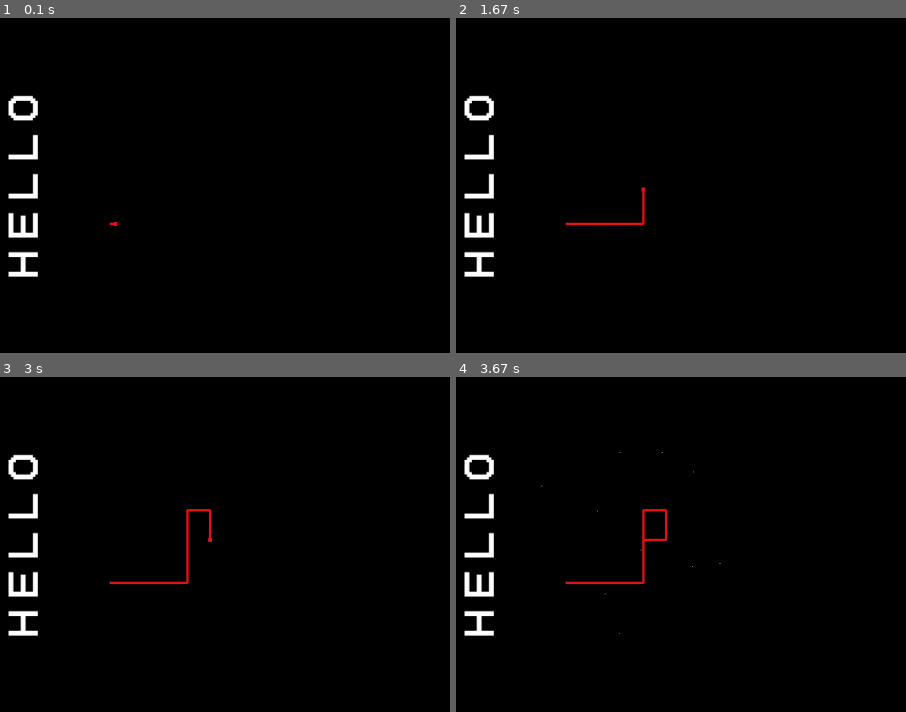
Above: before the commit, frames 1-4 (two rows, left to right).
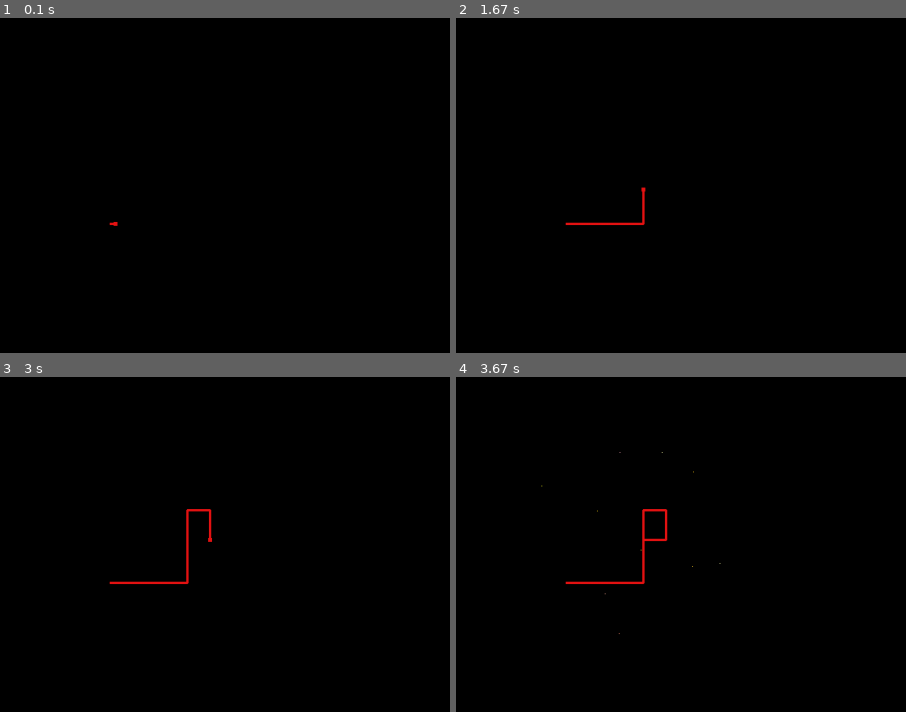
Above: after the commit, the same moments.

Repository: Paulyplops/pygame-test
Game: pygame game, started from oscar-tron.py
Two runs of this game, one before a commit and one after it. Both use one fixed random seed, a clock stepped at 60 frames per second and the inputs below.
Inputs:
- Up to frame 1 (0.1 s): no input
- Up to frame 2 (1.67 s): hold Right 0.33-0.8 s; hold Up 0.83-1.13 s; hold W 0.83-1.13 s; hold Right 1.17-1.63 s; hold D 1.17-1.63 s
- Up to frame 3 (3 s): hold Down 2.23-2.53 s; hold S 2.23-2.53 s; hold Left 2.57-2.97 s; hold A 2.57-2.97 s
- Up to frame 4 (3.67 s): hold Up 3-3.37 s; hold W 3-3.37 s; hold D from 3.4 s (still down)
The pictures show only the part of the screen within x 8-58%, y 19-69%; the shares and areas given below are measured in that part.

The runs differ from the first frame. In frame 1, 1.3% of the frame differs, in the area x 1-9%, y 22-78%; in frame 2, 1.3%; in frame 3, 1.3%; in frame 4, 1.3%.

Commit message:
Score screen.

Diff:
--- a/oscar-tron.py
+++ b/oscar-tron.py
@@ -10,10 +10,14 @@
 SCREEN_TITLE = "Tron"
 DEADZONE = 0.1
 BLACK = 0, 0, 0
-WIDTH = 3
+LINE_WIDTH = 3
 SECONDS_DECAY = 3
 MS_DECAY = SECONDS_DECAY * 1000.0
-
+FONT_SIZE = 50
+MARGIN = 10
+WINNER_BONUS = 500
+TIME_BONUS = 10
+ROLL_ON_TIME = 4000
 
 pygame.init()
 
@@ -23,15 +27,16 @@
 
 
 font = pygame.image.load("reduction-rotated.bmp")
-font_size = 50
-
-def write( surface, x, y, text ):
+
+def write( surface, x, y, text, centered = False ):
+    if centered:
+        y += len(text) * FONT_SIZE // 2
     for l in range(0,len(text)):
         letter = text[l]
         i = ord( letter ) - 32
-        a = (i // 10 * font_size)
-        b = font.get_height() - (i % 10 * font_size) - font_size
-        surface.blit( font, (x, y-l*font_size - font_size), (a,b,font_size,font_size) )
+        a = (i // 10 * FONT_SIZE)
+        b = font.get_height() - (i % 10 * FONT_SIZE) - FONT_SIZE
+        surface.blit( font, (x, y-l*FONT_SIZE - FONT_SIZE), (a,b,FONT_SIZE,FONT_SIZE) )
 
 class Keys(IntEnum):
     """The order the keys are stored."""
@@ -127,28 +132,116 @@
         self.path = path
 
 class Player:
-    def __init__(self, keys, start, vel, col ):
+    def __init__(self, keys, start, vel, col, name ):
         self.keys = keys
         self.pos = start
         self.vel = vel
         self.col = pygame.Color(col)
+        self.name = name
         self.path = [ start, start ]
         self.joystick = None
         self.time_of_death = 0
+        self.score = 0
+        self.bonus = 0
+
+class ScoreScreen():
+
+    def __init__( self, players ):
+        self.players = players
+        self.alphabet = "-ABCDEFGHIJKLMNOPQRSTUVWXYZ0123456789"
+        self.wheel_offsets = [0,0]
+        self.wheel_vels = [0,0]
+
+        self.letters = [[0,0,0],[0,0,0]]
+        self.names = ["---","---"]
+        self.columns = [0,0]
+
+
+    def draw(self, width, height, surface):
+
+        write( surface, MARGIN, height - MARGIN, str(int(self.players[0].score) ) )
+        write( surface, MARGIN, height // 2 - MARGIN, str(int(self.players[1].score) ) )
+
+        if self.players[1].time_of_death:
+            write( surface, 100, height * 3 // 4, self.players[0].name, True)
+            write( surface, 100 + FONT_SIZE + MARGIN, height * 3 // 4, "WINS!", True)
+
+        if self.players[0].time_of_death:
+            write( surface, 100, height // 4, self.players[1].name, True )
+            write( surface, 100 + FONT_SIZE + MARGIN, height // 4, "WINS!", True )
+
+        for p in range(0,2):
+            for letter in range(-4,+4):
+                l = ( self.letters[p][self.columns[p]] + letter ) % len( self.alphabet )
+                x = letter * FONT_SIZE + self.wheel_offsets[p]
+                y = self.columns[p] * FONT_SIZE
+                write( surface, 500 + x, height // 4 + p * height // 2 + y, self.alphabet[ l ] )
+
+
+        pygame.draw.line( surface, [255,255,0], [ MARGIN * 2 + FONT_SIZE, height // 2 ], [ width - MARGIN, height // 2 ], LINE_WIDTH)
+
+    def update( self, delta_time):
+        delta = delta_time
+        for player in self.players:
+            delta_score = 0
+            if player.bonus > delta:
+                delta_score = delta
+                player.bonus -= delta
+            else:
+                delta_score = player.bonus
+                player.bonus = 0
+            player.score += delta_score
+
+
+        for p in range(0,2):
+            self.wheel_offsets[p] += self.wheel_vels[p] * delta_time / 1000
+            self.wheel_vels[p] *= math.pow( math.e, - delta_time / 1000.0 * 2 )
+
+            if self.wheel_offsets[p] < 0:
+                self.wheel_vels[p] += 500 * delta_time / 1000
+            if self.wheel_offsets[p] > 0:
+                self.wheel_vels[p] -= 500 * delta_time / 1000
+
+    def handle(self, event):
+        if event.type == pygame.KEYUP:
+            for p in range(0,2):
+                player = self.players[p]
+                if event.key == player.keys[ Keys.RIGHT ]:
+                    self.letters[p][self.columns[p]] = ( self.letters[p][self.columns[p]] + 1 ) % len( self.alphabet )
+                    self.wheel_offsets[p] += FONT_SIZE
+                if event.key == player.keys[ Keys.LEFT ]:
+                    self.letters[p][self.columns[p]] = ( self.letters[p][self.columns[p]] - 1 ) % len( self.alphabet )
+                    self.wheel_offsets[p] -= FONT_SIZE
+                if event.key == player.keys[ Keys.UP ]:
+                    self.columns[p] = min( self.columns[p] + 1, 2 )
+                if event.key == player.keys[ Keys.DOWN ]:
+                    self.columns[p] = max( self.columns[p] - 1, 0 )
+        if event.type == pygame.JOYAXISMOTION:
+            vel = None
+            player = self.lookup[ event.instance_id ]
+            if not player.time_of_death:
+                if player.joystick.get_axis(0) < -DEADZONE and abs( player.joystick.get_axis(1) ) < DEADZONE:
+                    vel = [0, +self.speed]
+                if player.joystick.get_axis(0) > DEADZONE and abs( player.joystick.get_axis(1) ) < DEADZONE:
+                    vel = [0, -self.speed]
+                if player.joystick.get_axis(1) < -DEADZONE and abs( player.joystick.get_axis(0) ) < DEADZONE:
+                    vel = [-self.speed, 0]
+                if player.joystick.get_axis(1) > DEADZONE and abs( player.joystick.get_axis(0) ) < DEADZONE:
+                    vel = [+self.speed, 0]
+
+
+class Level():
+
+    def __init__(self, width, height):
+
+        self.speed = height * 0.1
         self.time = 0
-        self.score = 0
-
-class Level():
-
-    def __init__(self, width, height):
-
-        self.speed = height * 0.1
 
         self.particles = []
 
         self.players = [
-                    Player( [pygame.K_a,pygame.K_d,pygame.K_w,pygame.K_s], [width*0.2, height*0.5], [self.speed,0], (230,20,20) ),
-                    Player( [pygame.K_LEFT, pygame.K_RIGHT, pygame.K_UP, pygame.K_DOWN ], [width*0.8,height*0.5], [-self.speed,0], (20,20,230) )
+                    Player( [pygame.K_a,pygame.K_d,pygame.K_w,pygame.K_s], [width*0.2, height*0.5], [self.speed,0], (230,20,20), "RED" ),
+                    Player( [pygame.K_LEFT, pygame.K_RIGHT, pygame.K_UP, pygame.K_DOWN ], [width*0.8,height*0.5], [-self.speed,0], (20,20,230), "BLUE" )
             ]
 
         border = 20
@@ -160,16 +253,16 @@
             self.players[x].joystick = pygame.joystick.Joystick(x)
 
     def draw(self, width, height, surface):
-        pygame.draw.lines( surface, [255,255,0], False, self.boundary.path, WIDTH)
+        pygame.draw.lines( surface, [255,255,0], False, self.boundary.path, LINE_WIDTH)
 
         for player in self.players:
             if not player.time_of_death:
-                pygame.draw.lines( surface, player.col, False, player.path, WIDTH)
+                pygame.draw.lines( surface, player.col, False, player.path, LINE_WIDTH)
                 pygame.draw.rect( surface, player.col, pygame.Rect( player.pos[0]-2, player.pos[1]-2, 5, 5) )
             else:
                 col = player.col
-                col.a = round( 255 * ( 1.0 - min(player.time - player.time_of_death, MS_DECAY) / MS_DECAY ) )
-                pygame.draw.lines( surface, col, False, player.path, WIDTH)
+                col.a = round( 255 * ( 1.0 - min(self.time - player.time_of_death, MS_DECAY) / MS_DECAY ) )
+                pygame.draw.lines( surface, col, False, player.path, LINE_WIDTH)
 
         for particle in self.particles:
             SPARKLE = 100
@@ -180,13 +273,20 @@
             col.a = round( 255 * particle.heat )
             surface.set_at( (round(particle.pos[0]),round(particle.pos[1]) ), col )
 
-        write( surface, 10, height - 10, str(int(self.players[0].score) ) )
-        write( surface, 10, height // 2 - 10, str(int(self.players[1].score) ) )
+        write( surface, MARGIN, height - MARGIN, str(int(self.players[0].score) ) )
+        write( surface, MARGIN, height // 2 - MARGIN, str(int(self.players[1].score) ) )
 
     def update( self, delta_time):
+        self.time += delta_time
+        time_of_death = 0
 
         for player in self.players:
-            player.time += delta_time
+            if player.time_of_death:
+                if time_of_death:
+                    time_of_death = min( player.time_of_death, time_of_death)
+                else:
+                    time_of_death = player.time_of_death
+                continue
             player.pos = (
                 player.pos[0] + player.vel[0] * delta_time / 1000,
                 player.pos[1] + player.vel[1] * delta_time / 1000)
@@ -209,10 +309,23 @@
                 particle.vel[1] * 0.99)
             particle.heat *= math.pow( math.e, - delta_time / 1000.0 )
 
+        if time_of_death and self.time - time_of_death > ROLL_ON_TIME:
+            for player in self.players:
+                if player.time_of_death:
+                    player.bonus += player.time_of_death * TIME_BONUS // 1000
+                else:
+                    player.bonus += self.time * TIME_BONUS // 1000
+
+            return ScoreScreen( self.players )
+
 
     def crash( self, player ):
         if player.time_of_death:
             return
+
+        for opponent in self.players:
+            if opponent != player:
+                opponent.bonus += WINNER_BONUS
 
         for i in range(0,10):
             particle = Particle( player.pos, player.vel, pygame.Color( player.col ) )
@@ -221,7 +334,7 @@
                              player.vel[1] + jitter() * self.speed * 5 )
             self.particles.append( particle )
         player.vel = [0,0]
-        player.time_of_death = player.time
+        player.time_of_death = self.time
 
 
     def handle(self, event):
@@ -278,7 +391,10 @@
             self.screen = pygame.display.set_mode((0,0), pygame.FULLSCREEN | pygame.DOUBLEBUF)
             self.screen_width, self.screen_height = info.current_w, info.current_h
         else:
-            self.screen_width, self.screen_height = SCREEN_WIDTH, SCREEN_HEIGHT
+            if rotate:
+                self.screen_width, self.screen_height = SCREEN_HEIGHT, SCREEN_WIDTH
+            else:
+                self.screen_width, self.screen_height = SCREEN_WIDTH, SCREEN_HEIGHT
             self.screen = pygame.display.set_mode((self.screen_width, self.screen_height), pygame.DOUBLEBUF)
 
         if rotate:
@@ -313,7 +429,6 @@
         if self.level:
             self.level.draw( self.width, self.height, self.surface )
 
-        write( self.surface, 100, 500, "Hello" )
         if self.rotate:
             self.screen.blit( self.background, (0, 0))
             self.screen.blit( pygame.transform.rotate( self.surface, -90 ), (0, 0))
@@ -325,7 +440,9 @@
         """ Update state """
 
         if self.level:
-            self.level.update( delta_time )
+            new_level = self.level.update( delta_time )
+            if new_level:
+                self.level = new_level
 
 
     def handle(self):
